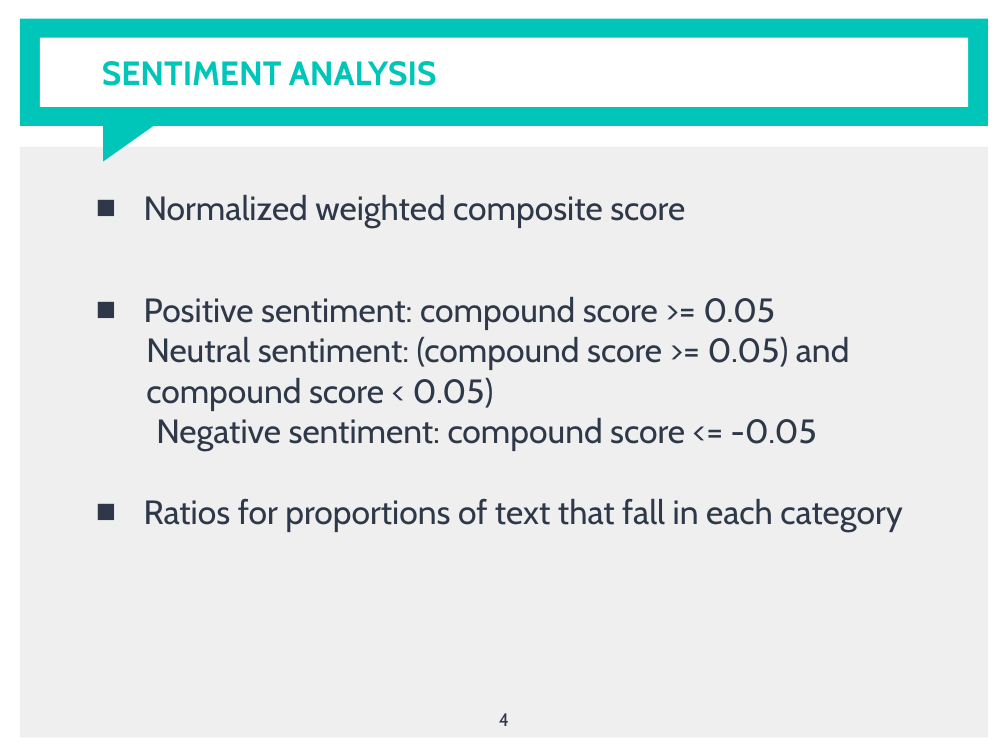
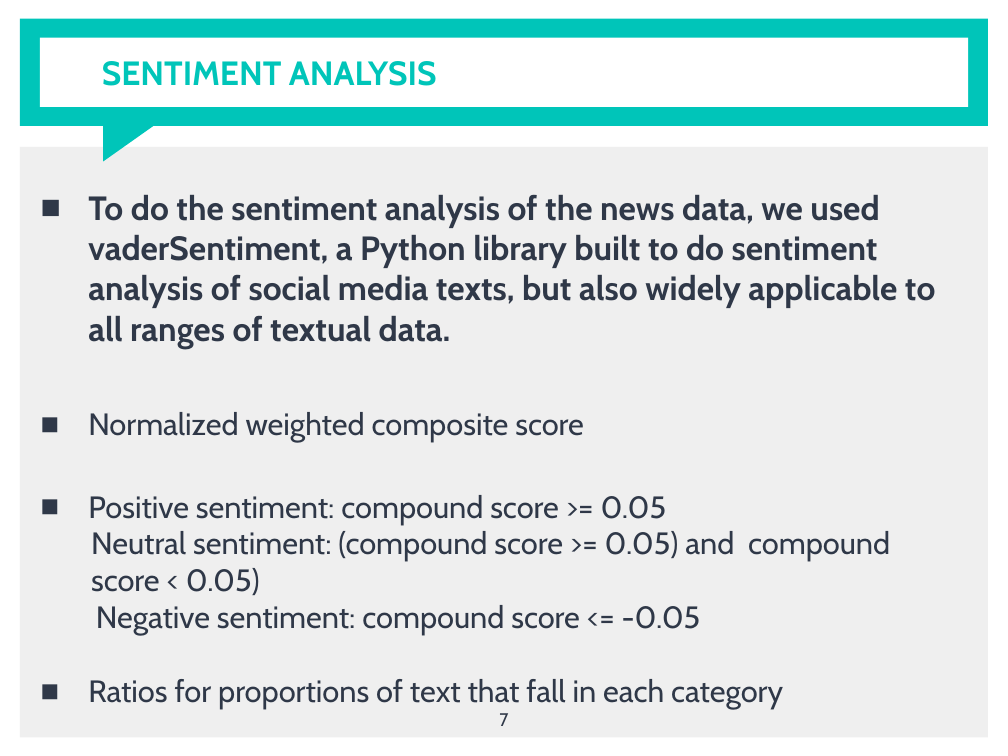
Before and after one commit to jsialcalde/news_project, a slide deck: slide 7 of News Project Presentation.pptx (slide 4 before the commit). Drawn at 1008x756 pixels with LibreOffice and Linux fonts; fonts in the diff are those of the drawing. Boxes give left, top, right and bottom in pixels: in the first picture for what was removed or moved away, otherwise in the second. Text is boxed around its words. In the diff, an @@ line names an element or a change of style, - is before the commit and + after.

```diff
--- a/News Project Presentation.pptx
+++ b/News Project Presentation.pptx
@@ text "To do the sentiment analysis ...": place and size @@
-text "To do the sentiment analysis ..." at (144, 195, 902, 532)
+text "To do the sentiment analysis ..." at (88, 195, 935, 709)
@@ text at (88, 195, 935, 349): paragraph added @@
+■ To do the sentiment analysis of the news data, we used vaderSentiment, a Python library built to do sentiment analysis of social media texts, but also widely applicable to all ranges of textual data.
@@ text at (88, 412, 890, 709): size 24 to 22 pt in "Normalized weighted composite score", "Positive sentiment: compound score >= 0.05", "Neutral sentiment: (compound score >= 0.05) and ...", "Negative sentiment: compound score <= -0.05" and 1 more places @@
@@ page number at (499, 713, 508, 726): text changed @@
-4
+7
```
Also in this commit, not shown: 6 slides added, 6 slides removed.
